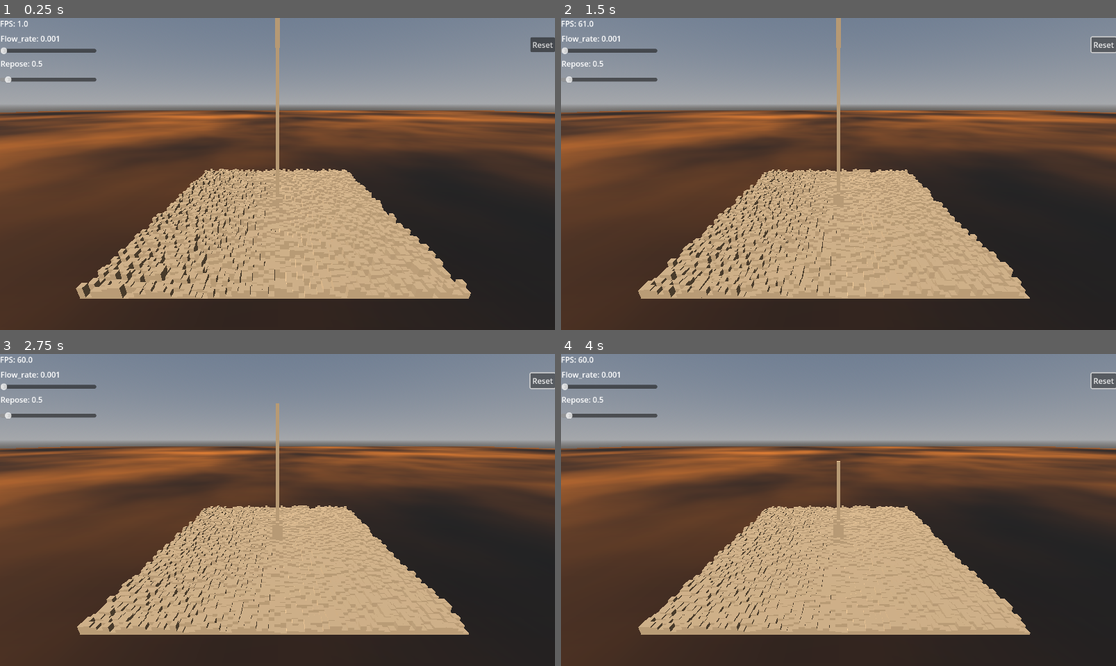
Above: before the commit, frames 1-4 (two rows, left to right).
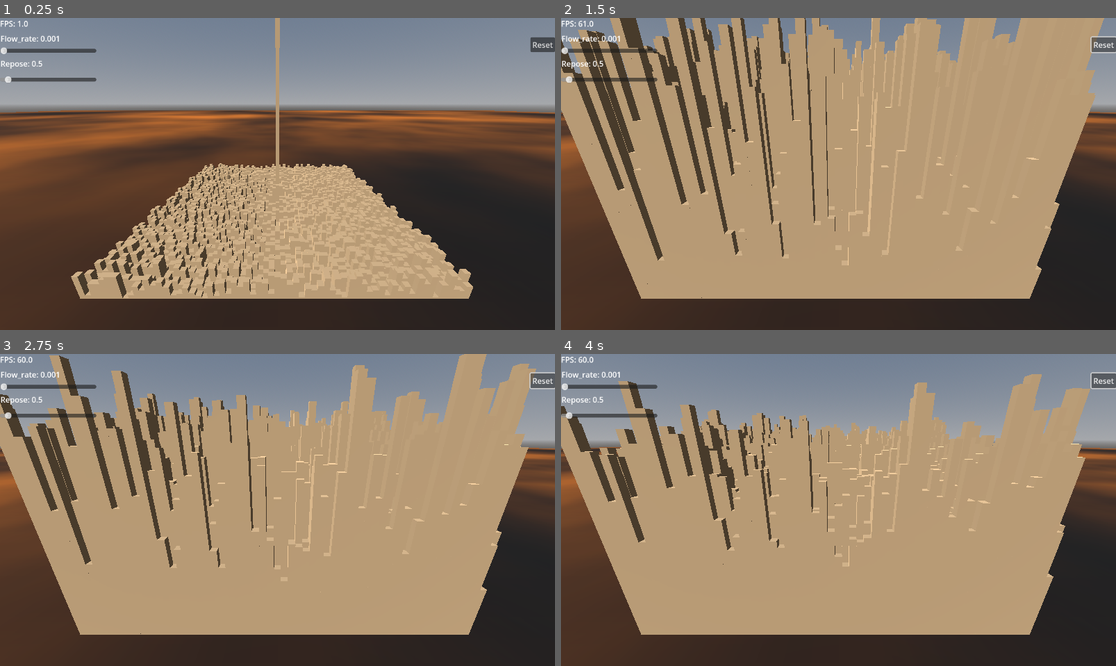
Above: after the commit, the same moments.

Repository: learnb/shovel-sim
Game: Godot game, scene res://test_room.tscn
The game is run twice, just before and just after one commit, with the same random seed, the same clock (stepped at 60 frames per second) and the same inputs.
Inputs:
- Up to frame 1 (0.25 s): no input
- Up to frame 2 (1.5 s): click "Reset" at 0.5 s
- Up to frame 3 (2.75 s): no input
- Up to frame 4 (4 s): no input

The runs differ from the first frame. In frame 1, 6.1% of the frame differs, in the area x 12-86%, y 46-90%; in frame 2, 57%, in the area x 0-98%, y 0-90%; in frame 3, 47%; in frame 4, 42%.

Commit message:
added more init states

Diff:
--- a/shovel-sim/debug_ui.gd
+++ b/shovel-sim/debug_ui.gd
@@ -18,6 +18,13 @@
 
 	reset_button.pressed.connect(_on_reset)
 
+	print(map_value(42, 24, 90, -50, 50))
+
+func map_value(value, in_min, in_max, out_min, out_max):
+	var t = inverse_lerp(in_min, in_max, value)
+	return lerp(out_min, out_max, t)
+
+
 func _process(_delta):
 	var fps = Engine.get_frames_per_second()
 	fps_label.text = "FPS: " + str(fps)
--- a/shovel-sim/granular_sim.gd
+++ b/shovel-sim/granular_sim.gd
@@ -20,19 +20,31 @@
 	for i in range(grid_size):
 		update_indices[i] = i
 
-	init_grid()
+	init_grid(1)
 
 func _process(_delta):
 	update_grid()
 
 func reset():
-	init_grid()
+	init_grid(randi_range(1, 3))
 
-func init_grid():
-	for i in grid_size:
-		cell_type[i] = CellType.SAND
-		cell_height[i] = randf_range(0.0, 5.0)
-	cell_height[idx(32, 32)] = 200.0
+func init_grid(index: int):
+	if index == 1:
+		for i in grid_size:
+			cell_type[i] = CellType.SAND
+			cell_height[i] = randf_range(0.0, 10.0)
+			cell_height[idx(32, 32)] = 500.0
+	if index == 2:
+		for i in grid_size:
+			cell_type[i] = CellType.SAND
+			cell_height[i] = randf_range(0.0, 100.0)
+	if index == 3:
+		for i in grid_size:
+			cell_type[i] = CellType.SAND
+			if i%grid_width == 0:
+				cell_height[i] = 200.0
+			else:
+				cell_height[i] = 0.5
 
 func get_grid():
 	return
Not shown, changed: notes.md
